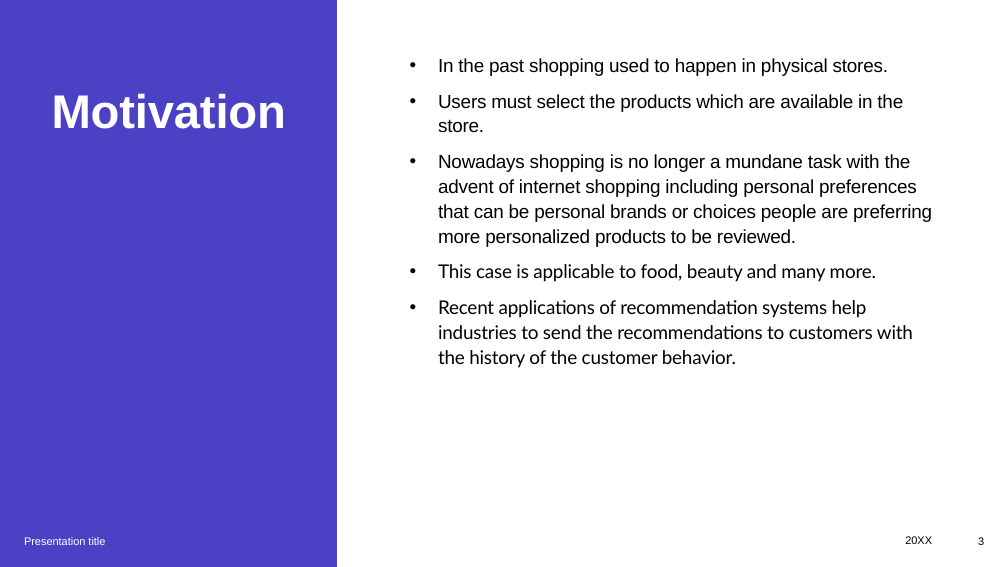
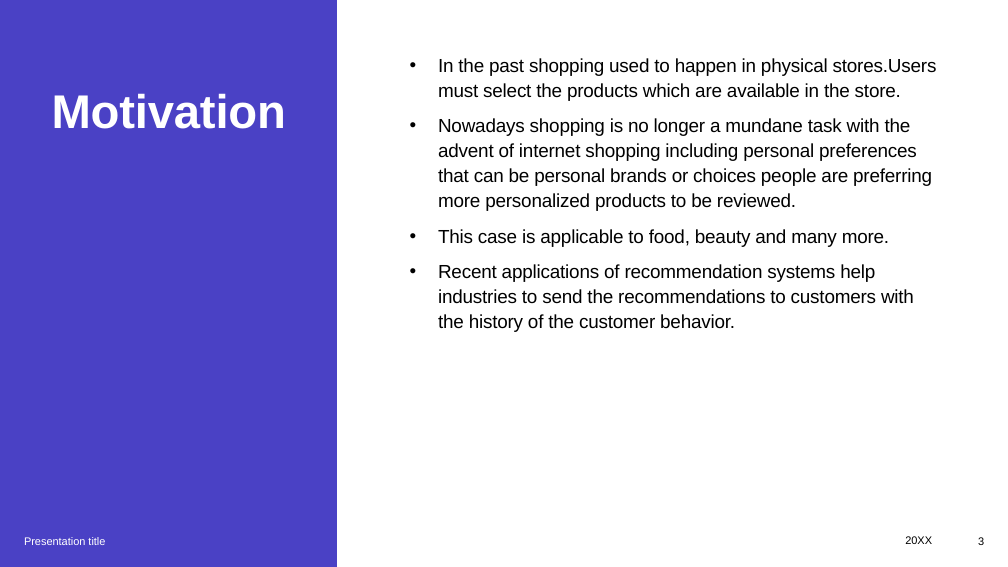
Before and after one commit to rvc13-dev/bookrecsystem, a slide deck: slide 3 of report/Presentation.pptx. Drawn at 1008x567 pixels with LibreOffice and Linux fonts; fonts in the diff are those of the drawing. Boxes give left, top, right and bottom in pixels: in the first picture for what was removed or moved away, otherwise in the second. Text is boxed around its words. In the diff, an @@ line names an element or a change of style, - is before the commit and + after.

```diff
--- a/report/Presentation.pptx
+++ b/report/Presentation.pptx
@@ text at [438,58,937,101]: text changed @@
-• In the past shopping used to happen in physical stores.
-• Users must select the products which are available in the store.
+• In the past shopping used to happen in physical stores.Users must select the products which are available in the store.
@@ text at [438,229,914,332]: font Lato to Arial in "This case is applicable to food, beauty ...", "Recent applications of recommendation systems help industrie ..." @@
```
Also in this commit, not shown: 9 other slides changed.
